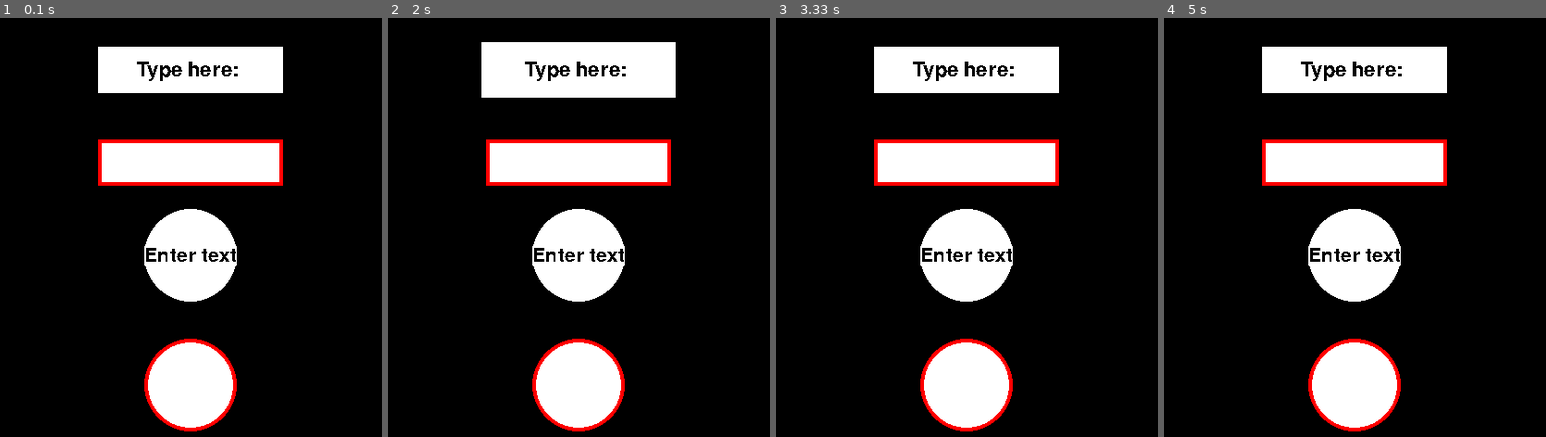
Above: before the commit, frames 1-4 (left to right).
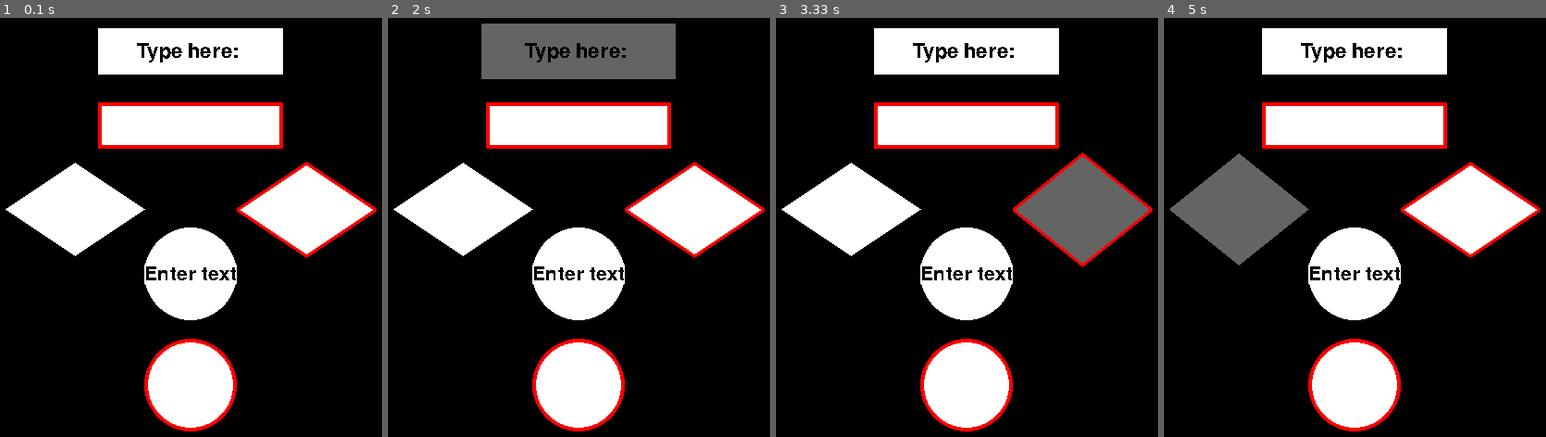
Above: after the commit, the same moments.

Repository: Ben-Edwards44/pygame-ui-toolkit
Game: pygame game, started from examples/text_input.py
Same seed, same stepped clock (60 frames per second), same inputs: the game is played once before the commit and once after it.
Inputs (mouse positions are in pixels of both pictures, inside the frame that each line leads up to):
- Up to frame 1 (0.1 s): no input
- Up to frame 2 (2 s): click (727, 193) at 0.38 s; click (579, 240) at 0.72 s; click (647, 47) at 1.05 s; click (747, 374) at 1.38 s; click (586, 51) at 1.72 s
- Up to frame 3 (3.33 s): click (944, 328) at 2.05 s; click (951, 131) at 2.38 s; click (890, 55) at 2.72 s; click (1089, 168) at 3.05 s
- Up to frame 4 (5 s): click (1523, 173) at 3.38 s; click "Enter text" at 4.22 s; click (1374, 189) at 4.55 s; click (1221, 181) at 4.88 s

The runs differ from the first frame. In frame 1, 25% of the frame differs, in the area x 1-99%, y 2-73%; in frame 2, 29%, in the area x 1-99%, y 1-73%; in frame 3, 26%; in frame 4, 26%.

Commit message:
Added support for polygon text inputs

Diff:
--- a/examples/text_input.py
+++ b/examples/text_input.py
@@ -18,6 +18,7 @@
 
 pygame.init()
 window = pygame.display.set_mode((500, 500))
+pygame.display.set_caption("Text inputs")
 
 
 def button_normal(btn):
@@ -48,6 +49,9 @@
         btn.width = BUTTON_WIDTH - 20
     elif type(btn) == button.CircleButton or type(btn) == button.BorderedCircleButton:
         btn.radius = BUTTON_RADIUS - 20
+    else:
+        btn.points[0] = (btn.points[0][0], 210)
+        btn.points[2] = (btn.points[2][0], 290)
 
 
 def on_selected(text_input):
@@ -59,13 +63,16 @@
 
 
 def create_text_inputs():
-    rect = input.RectTextInput(window, 250, 100, DESELECTED_COLOUR, BUTTON_WIDTH, BUTTON_HEIGHT, FONT_COLOUR, FONT_SIZE, None, button_click, button_hover, button_normal, on_selected, on_deselect, click_once=False, prefix_text="Type here: ")
-    bord_rect = input.BorderedRectTextInput(window, 250, 200, DESELECTED_COLOUR, BORDER_COLOUR, BUTTON_WIDTH, BUTTON_HEIGHT, BORDER_WIDTH, FONT_COLOUR, FONT_SIZE, None, button_click, button_hover, button_normal, on_selected, on_deselect, click_once=False)
+    rect = input.RectTextInput(window, 250, 80, DESELECTED_COLOUR, BUTTON_WIDTH, BUTTON_HEIGHT, FONT_COLOUR, FONT_SIZE, None, button_click, button_hover, button_normal, on_selected, on_deselect, click_once=False, prefix_text="Type here: ")
+    bord_rect = input.BorderedRectTextInput(window, 250, 160, DESELECTED_COLOUR, BORDER_COLOUR, BUTTON_WIDTH, BUTTON_HEIGHT, BORDER_WIDTH, FONT_COLOUR, FONT_SIZE, None, button_click, button_hover, button_normal, on_selected, on_deselect, click_once=False)
 
-    circ = input.CircleTextInput(window, 250, 300, DESELECTED_COLOUR, BUTTON_RADIUS, FONT_COLOUR, FONT_SIZE, None, button_click, button_hover, button_normal, on_selected, on_deselect, False, "Enter text")
+    circ = input.CircleTextInput(window, 250, 320, DESELECTED_COLOUR, BUTTON_RADIUS, FONT_COLOUR, FONT_SIZE, None, button_click, button_hover, button_normal, on_selected, on_deselect, False, "Enter text")
     bord_circ = input.BorderedCircleTextInput(window, 250, 440, DESELECTED_COLOUR, BORDER_COLOUR, BUTTON_RADIUS, BORDER_WIDTH, FONT_COLOUR, FONT_SIZE, None, button_click, button_hover, button_normal, on_selected, on_deselect, False)
 
-    return [rect, bord_rect, circ, bord_circ]
+    poly = input.PolygonTextInput(window, [(125, 200), (200, 250), (125, 300), (50, 250)], DESELECTED_COLOUR, FONT_COLOUR, FONT_SIZE, None, button_click, button_hover, button_normal, on_selected, on_deselect, False)
+    bord_poly = input.BorderedPolygonTextInput(window, [(375, 200), (450, 250), (375, 300), (300, 250)], DESELECTED_COLOUR, BORDER_COLOUR, BORDER_WIDTH, FONT_COLOUR, FONT_SIZE, None, button_click, button_hover, button_normal, on_selected, on_deselect, False)
+
+    return [rect, bord_rect, circ, bord_circ, poly, bord_poly]
 
 
 def update_text_inputs(text_inputs, event_loop):
--- a/src/elements/input.py
+++ b/src/elements/input.py
@@ -7,7 +7,7 @@
 
 
 class TextInput:
-    def __init__(self, input_button: object, font_colour: tu …(146 unchanged characters)… ext: str = "", min_font_size: int = 10, antialias: bool = False):
+    def __init__(self, input_button: object, font_colour: tu …(146 unchanged characters)… ext: str = "", min_font_size: int = 10, change_font_size: bool = True, antialias: bool = False):
         self.font_colour = font_colour
         self.font_name = font_name
 
@@ -22,6 +22,7 @@
         self.prefix_text = prefix_text
 
         self.antialias = antialias
+        self.change_font_size = change_font_size
 
         self.input_button = self.create_text_wrapper(input_button)
         self.normal_button_on_click = self.input_button.button_object.on_click
@@ -81,17 +82,19 @@
     def update(self, pygame_event_loop: list[pygame.event.Event]) -> None:
         self.draw()
         self.check_deselect()
-        self.update_font_size()
+
+        if self.change_font_size:
+            self.update_font_size()
 
         if self.selected:
             self.take_input(pygame_event_loop)
 
 
 class RectTextInput(TextInput):
-    def __init__(self, surface: pygame.Surface, x: int, y: i …(348 unchanged characters)… ext: str = "", min_font_size: int = 10, antialias: bool = False):
+    def __init__(self, surface: pygame.Surface, x: int, y: i …(348 unchanged characters)… ext: str = "", min_font_size: int = 10, change_font_size: bool = True, antialias: bool = False):
         input_button = self.create_button(surface, x, y, background_colour, width, height, on_click, on_hover, on_normal, corner_radius, click_once)
 
-        super().__init__(input_button, font_colour, font_size, font_name, on_selected, on_deselect, text, prefix_text, min_font_size, antialias)
+        super().__init__(input_button, font_colour, font_size, font_name, on_selected, on_deselect, text, prefix_text, min_font_size, change_font_size, antialias)
 
     def create_button(self, surface: pygame.Surface, x: int, y: int, background_colour: tuple[int], width: int, height: int, on_click: callable, on_hover: callable, on_normal: callable, corner_radius: int, click_once: bool) -> button.RectButton:
         btn = button.RectButton(surface, x, y, background_colour, width, height, on_click, on_hover, on_normal, corner_radius, click_once)
@@ -100,10 +103,10 @@
 
 
 class CircleTextInput(TextInput):
-    def __init__(self, surface: pygame.Surface, x: int, y: i …(311 unchanged characters)… ext: str = "", min_font_size: int = 10, antialias: bool = False):
+    def __init__(self, surface: pygame.Surface, x: int, y: i …(311 unchanged characters)… ext: str = "", min_font_size: int = 10, change_font_size: bool = True, antialias: bool = False):
         input_button = self.create_button(surface, x, y, background_colour, radius, on_click, on_hover, on_normal, click_once)
 
-        super().__init__(input_button, font_colour, font_size, font_name, on_selected, on_deselect, text, prefix_text, min_font_size, antialias)
+        super().__init__(input_button, font_colour, font_size, font_name, on_selected, on_deselect, text, prefix_text, min_font_size, change_font_size, antialias)
 
     def create_button(self, surface: pygame.Surface, x: int, y: int, background_colour: tuple[int], radius: int, on_click: callable = None, on_hover: callable = None, on_normal: callable = None, click_once: bool = True) -> button.CircleButton:
         btn = button.CircleButton(surface, x, y, background_colour, radius, on_click, on_hover, on_normal, click_once)
@@ -115,7 +118,7 @@
     def __init__(self, surface: pygame.Surface, points: list[tuple[int]], background_colour: tuple[int], font_colour: t …(313 unchanged characters)…
         input_button = self.create_button(surface, points, background_colour, on_click, on_hover, on_normal, click_once)
 
-        super().__init__(input_button, font_colour, font_size, font_name, on_selected, on_deselect, text, prefix_text, min_font_size, antialias)
+        super().__init__(input_button, font_colour, font_size, font_name, on_selected, on_deselect, text, prefix_text, min_font_size, False, antialias)
 
     def create_button(self, surface: pygame.Surface, points: list[tuple[int]], background_colour: tuple[int], on_click: callable = None, on_hover: callable = None, on_normal: callable = None, click_once: bool = True) -> button.PolygonButton:
         btn = button.PolygonButton(surface, points, background_colour, on_click, on_hover, on_normal, click_once)
@@ -124,10 +127,10 @@
 
 
 class BorderedRectTextInput(TextInput):
-    def __init__(self, surface: pygame.Surface, x: int, y: i …(393 unchanged characters)… ext: str = "", min_font_size: int = 10, antialias: bool = False):
+    def __init__(self, surface: pygame.Surface, x: int, y: i …(393 unchanged characters)… ext: str = "", min_font_size: int = 10, change_font_size: bool = True, antialias: bool = False):
         input_button = self.create_button(surface, x, y, background_colour, border_colour, width, height, border_width, on_click, on_hover, on_normal, corner_radius, click_once)
 
-        super().__init__(input_button, font_colour, font_size, font_name, on_selected, on_deselect, text, prefix_text, min_font_size, antialias)
+        super().__init__(input_button, font_colour, font_size, font_name, on_selected, on_deselect, text, prefix_text, min_font_size, change_font_size, antialias)
 
     def create_button(self, surface: pygame.Surface, x: int, y: int, background_colour: tuple[int], border_colour: tupl …(213 unchanged characters)…
         btn = button.BorderedRectButton(surface, x, y, background_colour, border_colour, width, height, border_width, on_click, on_hover, on_normal, corner_radius, click_once)
@@ -136,12 +139,24 @@
 
 
 class BorderedCircleTextInput(TextInput):
-    def __init__(self, surface: pygame.Surface, x: int, y: i …(357 unchanged characters)… ext: str = "", min_font_size: int = 10, antialias: bool = False):
+    def __init__(self, surface: pygame.Surface, x: int, y: i …(357 unchanged characters)… ext: str = "", min_font_size: int = 10, change_font_size: bool = True, antialias: bool = False):
         input_button = self.create_button(surface, x, y, background_colour, border_colour, radius, border_width, on_click, on_hover, on_normal, click_once)
 
-        super().__init__(input_button, font_colour, font_size, font_name, on_selected, on_deselect, text, prefix_text, min_font_size, antialias)
+        super().__init__(input_button, font_colour, font_size, font_name, on_selected, on_deselect, text, prefix_text, min_font_size, change_font_size, antialias)
 
     def create_button(self, surface: pygame.Surface, x: int, y: int, background_colour: tuple[int], border_colour: tuple[int], radius: int, border_width: int, on_click: callable = None, on_hover: callable = None, on_normal: callable = None, click_once: bool = True) -> button.BorderedCircleButton:
         btn = button.BorderedCircleButton(surface, x, y, background_colour, border_colour, radius, border_width, on_click, on_hover, on_normal, click_once)
 
         return btn
+
+
+class BorderedPolygonTextInput(TextInput):
+    def __init__(self, surface: pygame.Surface, points: list[tuple[int]], background_colour: tuple[int], border_colour: tuple[int], border_width: int, font_colour: tuple[int], font_size: int, font_name: str | None = None, on_click: callable = None, on_hover: callable = None, on_normal: callable = None, on_selected: callable = None, on_deselect: callable = None, click_once: bool = True, text: str = "", prefix_text: str = "", min_font_size: int = 10, antialias: bool = False):
+        input_button = self.create_button(surface, points, background_colour, border_colour, border_width, on_click, on_hover, on_normal, click_once)
+
+        super().__init__(input_button, font_colour, font_size, font_name, on_selected, on_deselect, text, prefix_text, min_font_size, False, antialias)
+
+    def create_button(self, surface: pygame.Surface, points: list[tuple[int]], background_colour: tuple[int], border_colour: tuple[int], border_width: int, on_click: callable = None, on_hover: callable = None, on_normal: callable = None, click_once: bool = True) -> button.BorderedPolygonButton:
+        btn = button.BorderedPolygonButton(surface, points, background_colour, border_colour, border_width, on_click, on_hover, on_normal, click_once)
+
+        return btn
